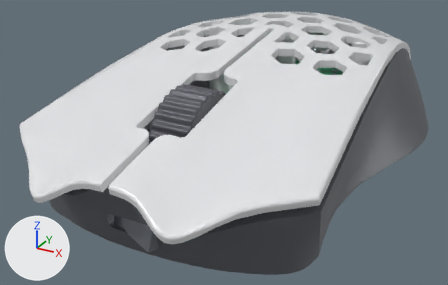
Two versions of the glTF model assets/models/xensiv_mouse.glb, one commit apart.
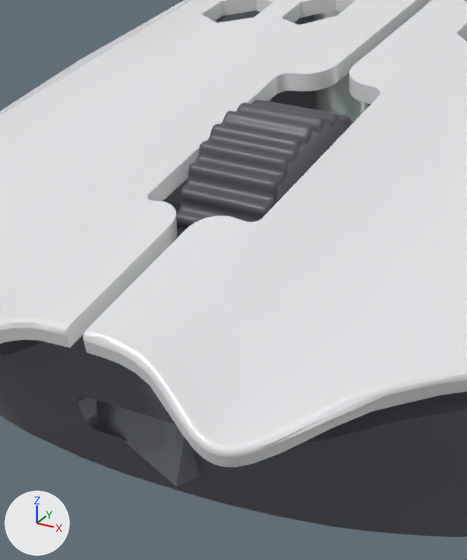
Each version appears first whole from a 50 mm lens placed at (0.0563, -0.1218, 0.0471), pointed at (-0.0061, -0.0082, -0.0097), and next in a close-up on the part from 16% to 61% of the width and 14% to 100% of the height. Every picture has the same lights, and +X, +Y and +Z are marked at lower left. The last two pictures show the newer version. Where no turn or scale is listed for an object, it has been applied to the vertices. Vertices at exactly the same position are counted once.

Objects in the first close-up: 'PCB_Bauteile', 'mouse_body_v1_1', 'mouse_cover_v1_1_1', 'wheel_cover_1055_1' and 2 more.
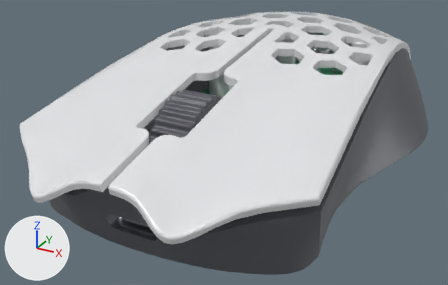
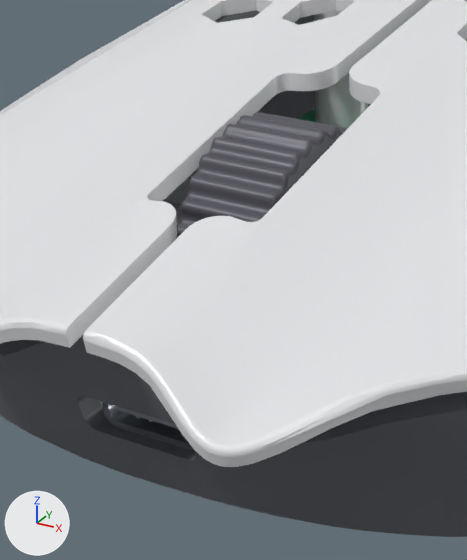
The newer file is also turned or shifted as a whole; pictures and numbers use the older file's frame.

Location of each change, (x1, y1, x2, y2) in pixels of the close-ups (467 x 560 px):
'wheel_cover_1055_1', moved
    before: (175, 100, 354, 240)
    after: (176, 112, 348, 238)
'PCB_Bauteile', reshaped
    before: (96, 400, 201, 486)
    after: (102, 402, 194, 450)

Patch to the scene script:
```diff
--- a/assets/models/xensiv_mouse.glb.py
+++ b/assets/models/xensiv_mouse.glb.py
@@ me_pcb_bauteile @@
 # used by ob_pcb_bauteile; location = (0.0, 0.0, 0.0)
-me_pcb_bauteile.from_pydata(...)  # 1176 vertices, 1764 faces; spans x -0.0213..0.0213, y -0.0524..0.0483, z -0.0153..-0.0001
+me_pcb_bauteile.from_pydata(...)  # 6272 vertices, 11896 faces; spans x -0.0213..0.0213, y -0.0496..0.0483, z -0.0129..-0.0002
+# me_pcb_bauteile part 1: 16 vertices removed from x -0.009..0.0202, y -0.0524..-0.0349, z -0.0111..-0.0036; 2295 vertices added at x -0.0089..0.0203, y -0.0496..-0.0349, z -0.009..-0.0058
+# other edits to the shape of me_pcb_bauteile do not show in these pictures
 me_pcb_bauteile.materials.append(mat_m_pcb_bauteile)
@@ ob_wheel_cover_1055_1 @@
 ob_wheel_cover_1055_1 = bpy.data.objects.new('wheel_cover_1055_1', me_wheel_cover_1055_1)
-ob_wheel_cover_1055_1.location = (0.0, -0.0308, 0.0008)
+ob_wheel_cover_1055_1.location = (0.0, -0.0308, -0.0003)
 ob_wheel_cover_1055_1.scale = (0.0, 0.0, 0.0)
```
